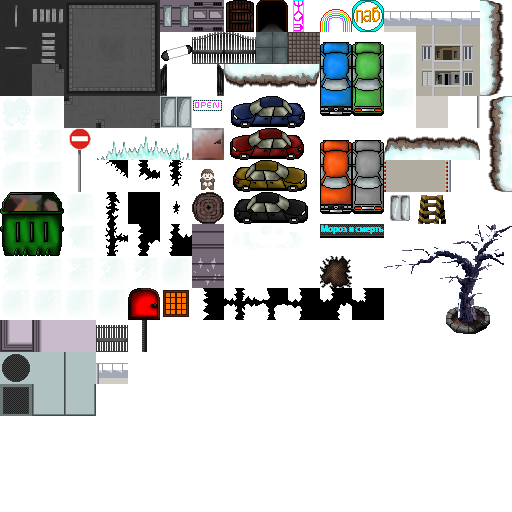
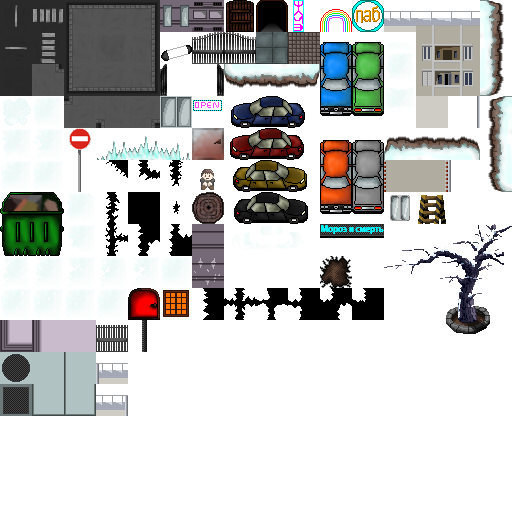
Layers edited between the first and the second 512×512 image:
painted on "Calque 6" over (125, 396, 128, 416)
painted on "Мороз и смерть copie 3" over (96, 395, 128, 416)
